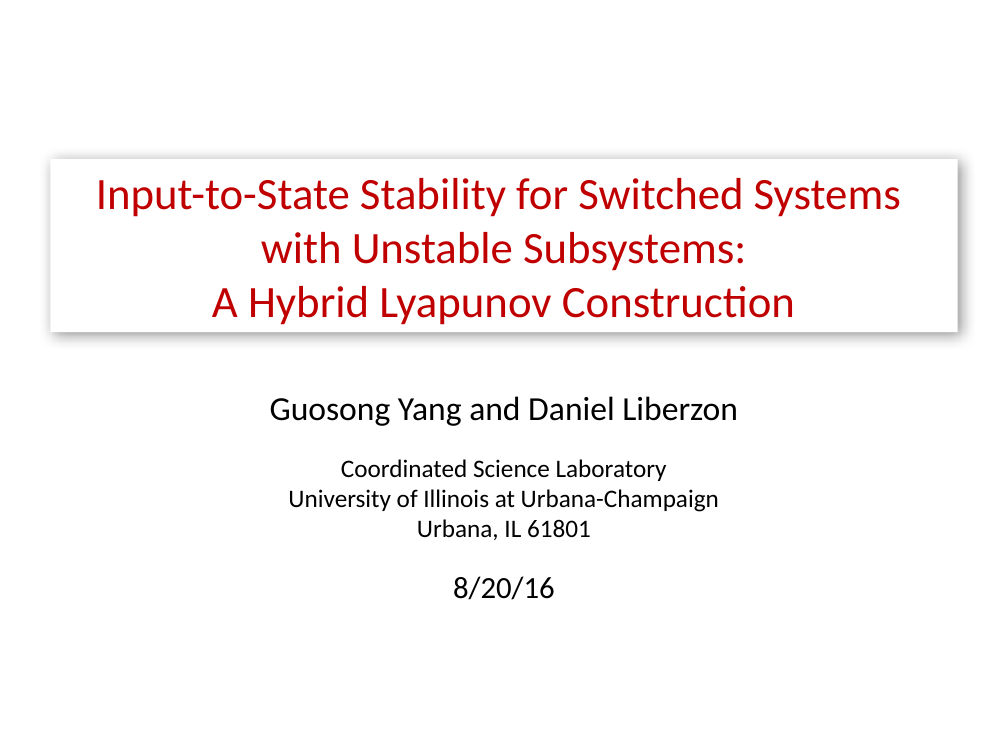
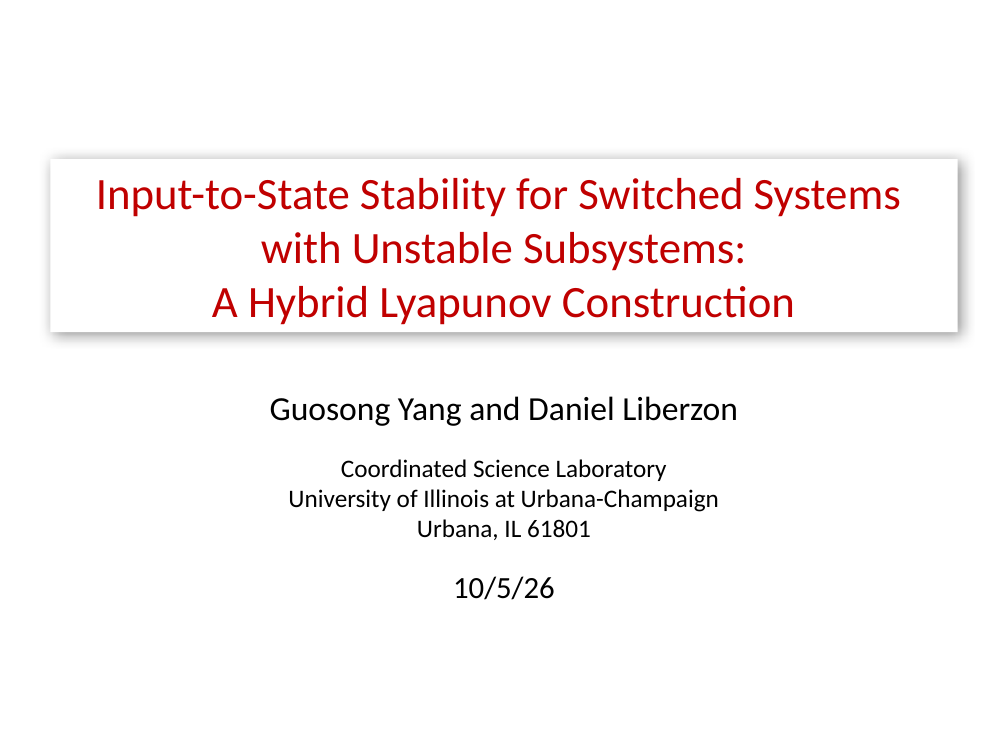
Before and after one commit to guosong-yang/guosong-yang.github.io, a slide deck: slide 1 of resources/YL-CDC2014-Slides.ppsx. Drawn at 1008x756 pixels with LibreOffice and Linux fonts; fonts in the diff are those of the drawing. Boxes give left, top, right and bottom in pixels: in the first picture for what was removed or moved away, otherwise in the second. Text is boxed around its words. In the diff, an @@ line names an element or a change of style, - is before the commit and + after.

```diff
--- a/resources/YL-CDC2014-Slides.ppsx
+++ b/resources/YL-CDC2014-Slides.ppsx
@@ text at <box>453,576,555,600</box>: text changed @@
-8/20/16
+10/5/26
```
Also in this commit, not shown: 19 other files.
